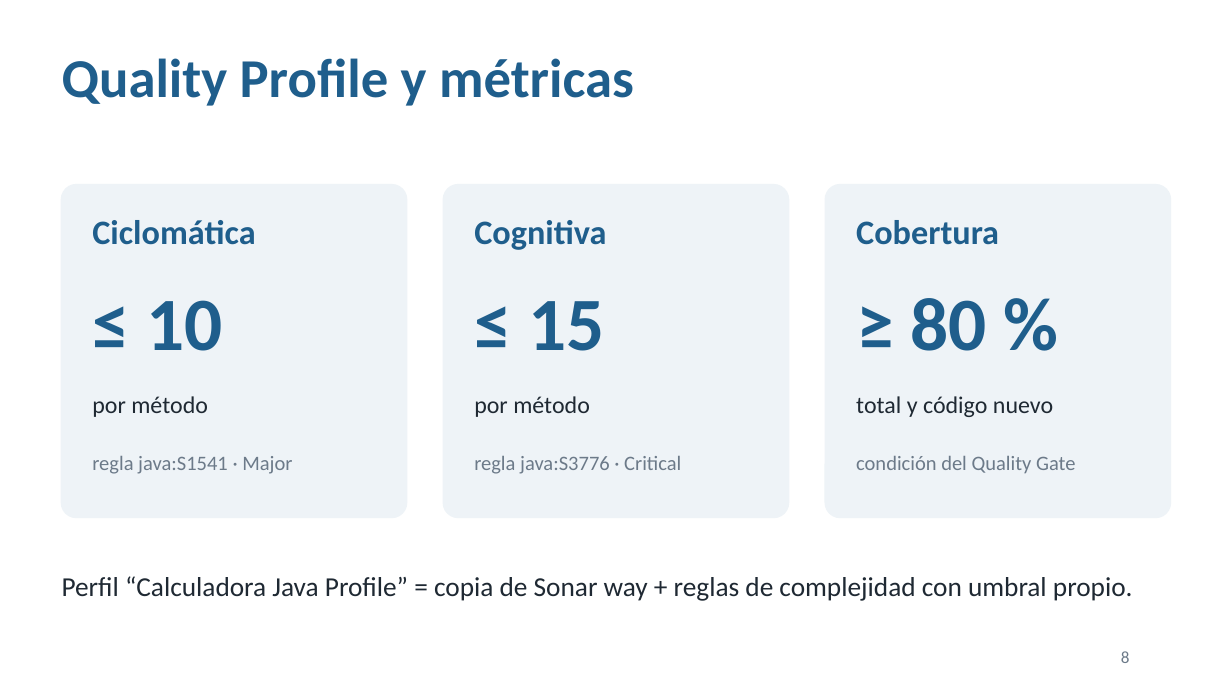
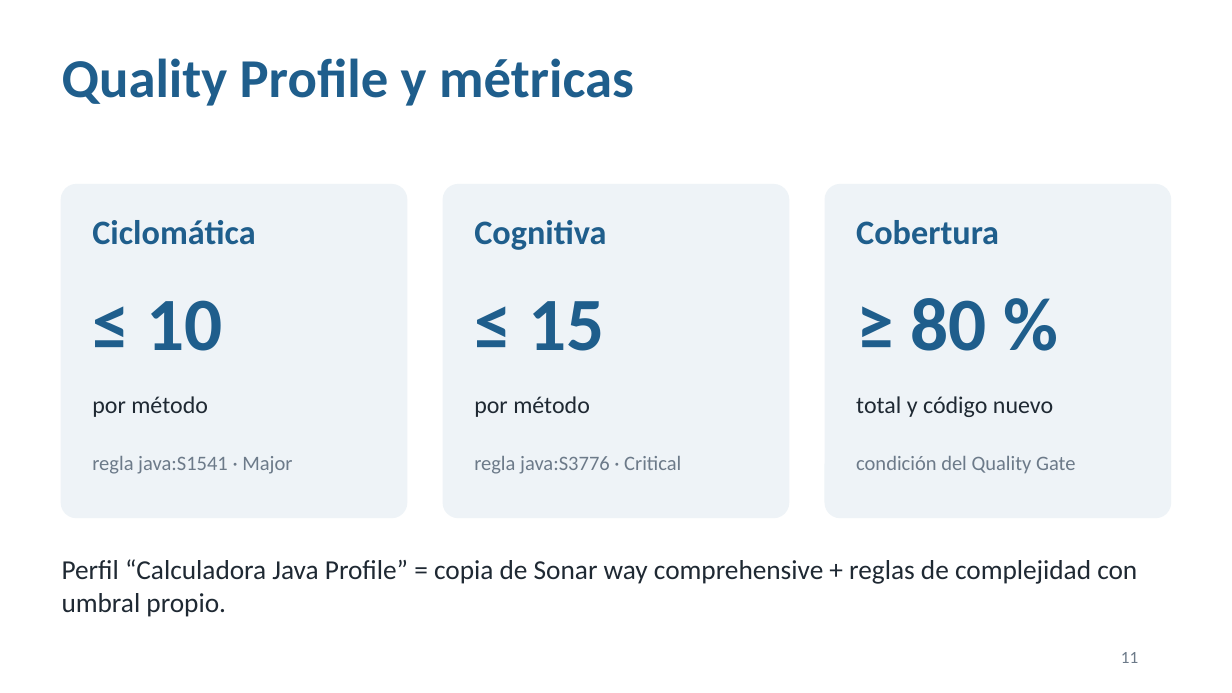
Before and after one commit to carolinacardonaUdeA/calidad-software, a slide deck: slide 11 of docs/Presentacion_Calidad_Calculadora.pptx (slide 8 before the commit). Drawn at 1232x693 pixels with LibreOffice and Linux fonts; fonts in the diff are those of the drawing. Boxes give left, top, right and bottom in pixels: in the first picture for what was removed or moved away, otherwise in the second. Text is boxed around its words. In the diff, an @@ line names an element or a change of style, - is before the commit and + after.

Commit message:
configuracion sonar

```diff
--- a/docs/Presentacion_Calidad_Calculadora.pptx
+++ b/docs/Presentacion_Calidad_Calculadora.pptx
@@ text at (62,559,1137,617): text changed @@
-Perfil “Calculadora Java Profile” = copia de Sonar way + reglas de complejidad con umbral propio.
+Perfil “Calculadora Java Profile” = copia de Sonar way comprehensive + reglas de complejidad con umbral propio.
@@ page number at (1121,652,1138,663): text changed @@
-8
+11
```
Also in this commit, not shown: 7 other slides changed, 7 slides added, 1 slide removed, 7 other files.
